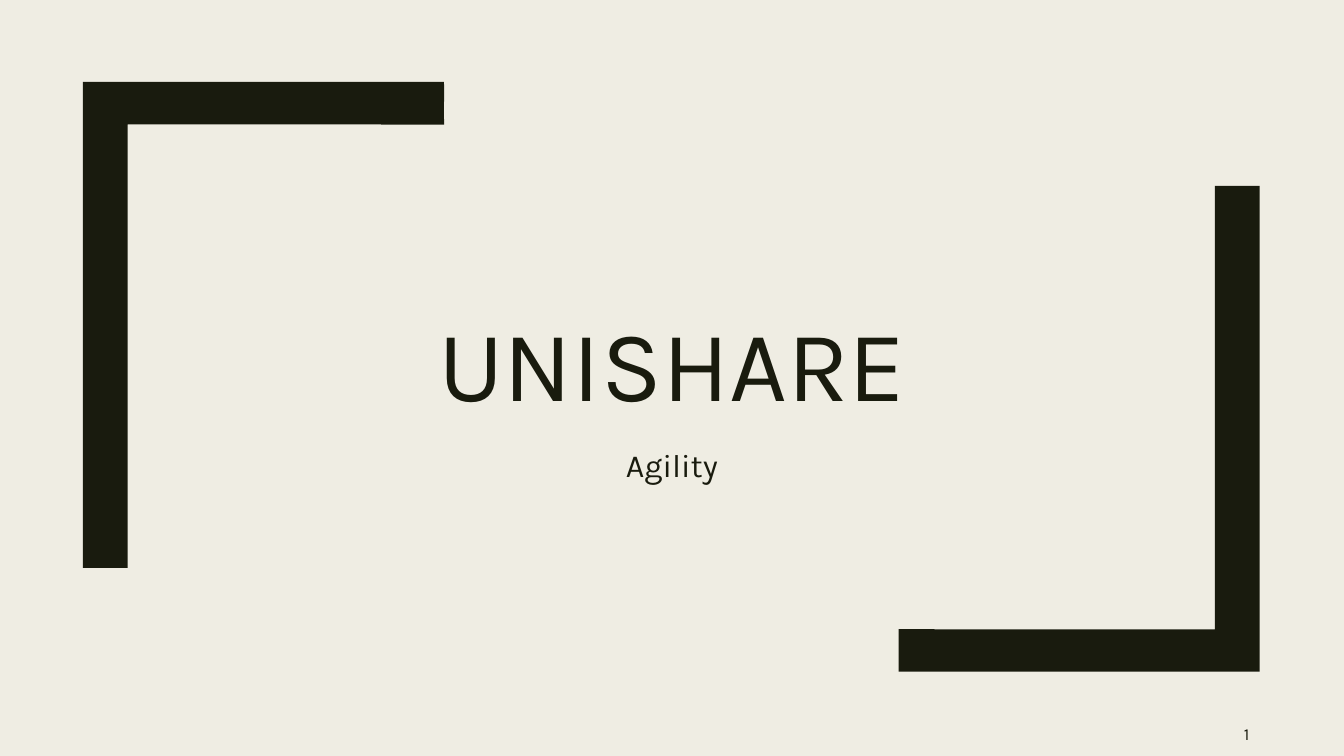
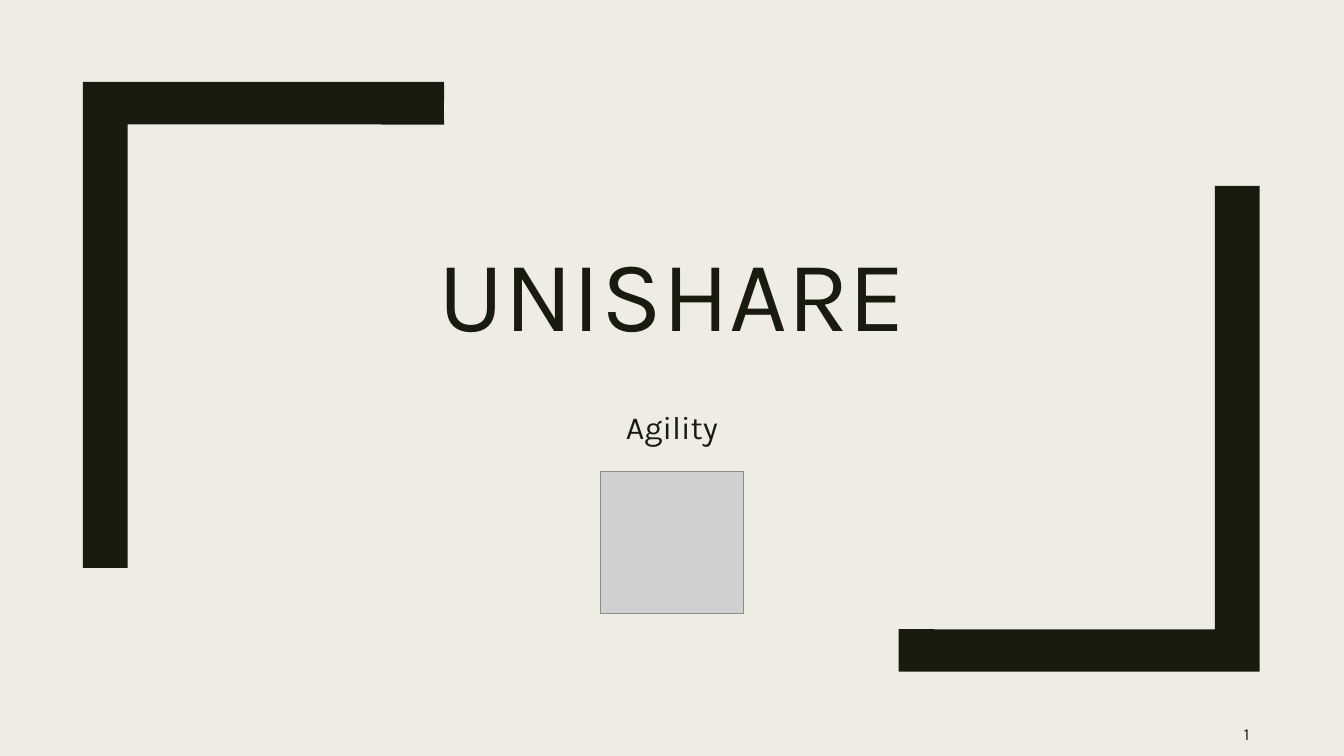
Before and after one commit to unige-pinfo-2019/PInfo2, a slide deck: slide 1 of Docs/Presentation/Pres_1.pptx. Drawn at 1344x756 pixels with LibreOffice and Linux fonts; fonts in the diff are those of the drawing; grey boxes stand for pictures. Boxes give left, top, right and bottom in pixels: in the first picture for what was removed or moved away, otherwise in the second. Text is boxed around its words. In the diff, an @@ line names an element or a change of style, - is before the commit and + after.

```diff
--- a/Docs/Presentation/Pres_1.pptx
+++ b/Docs/Presentation/Pres_1.pptx
@@ title "UNISHARE": place and size @@
-title "UNISHARE" at <box>438,336,905,403</box>
+title "UNISHARE" at <box>438,266,905,333</box>
@@ subtitle "Agility": place and size @@
-subtitle "Agility" at <box>626,455,718,485</box>
+subtitle "Agility" at <box>626,417,718,447</box>
@@ picture added at <box>601,472,743,614</box> @@
```
Also in this commit, not shown: 1 other slide changed, 4 slides added, 1 slide removed.
